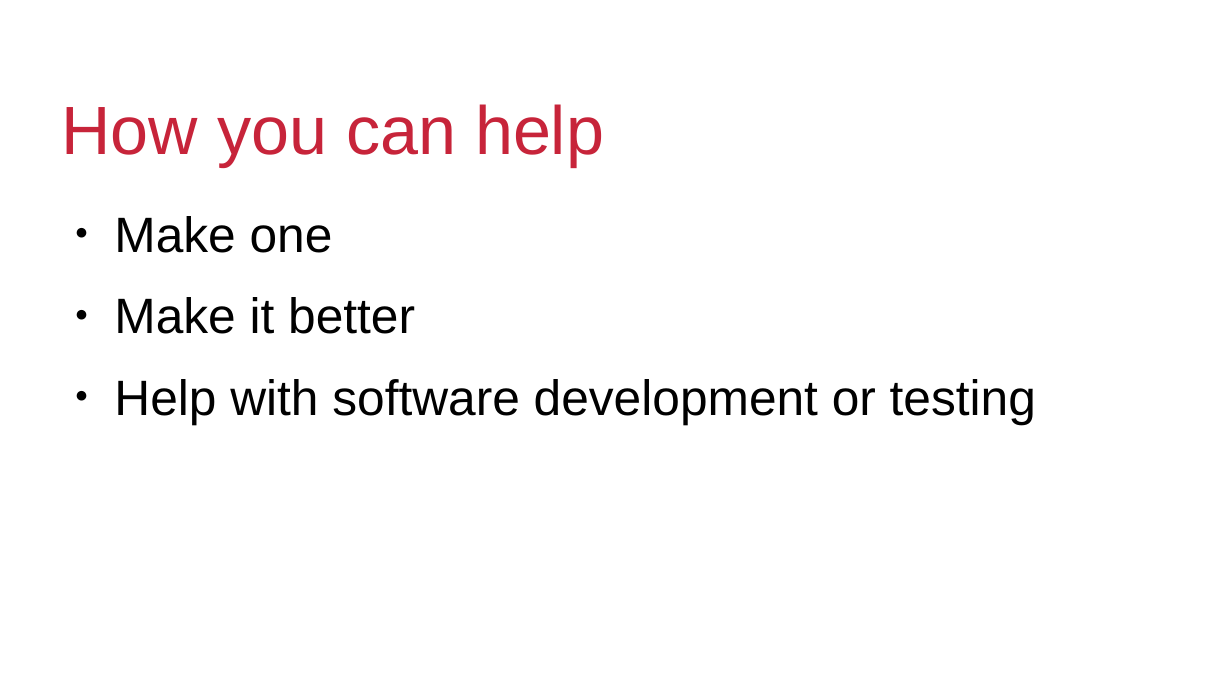
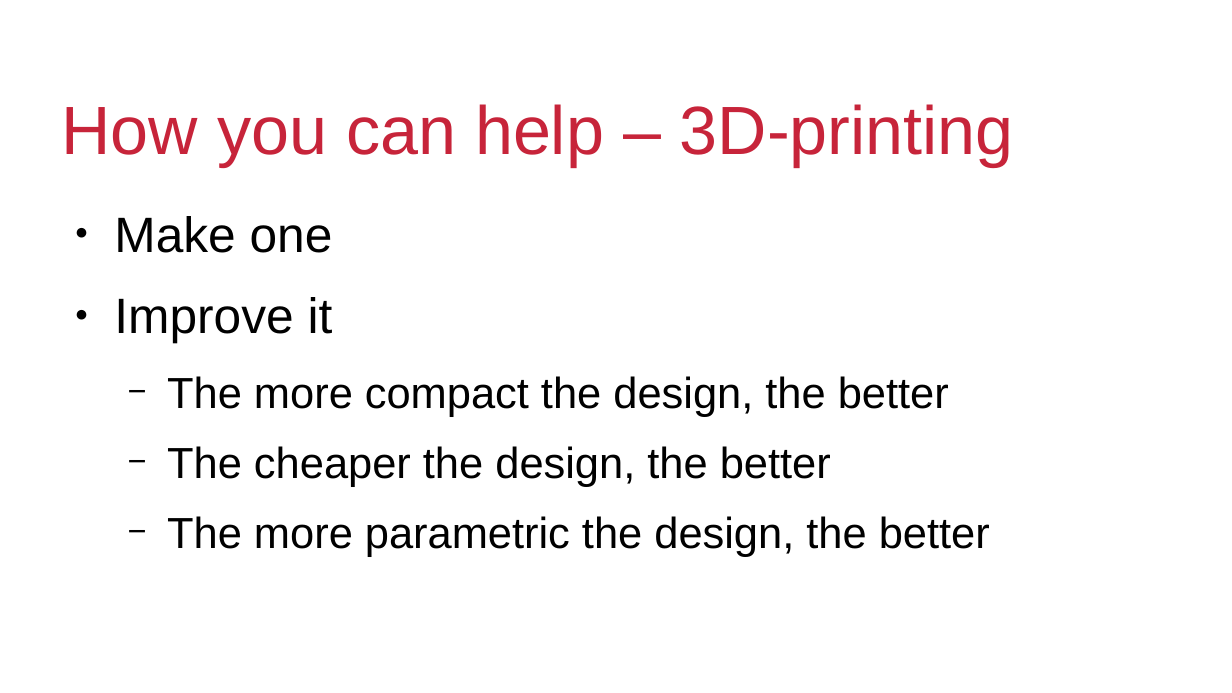
Before and after one commit to BusKill/usb-a-magnetic-breakaway, a slide deck: slide 15 of Goldfishlaser Version/Presentations/DEFCON32talk.odp (slide 11 before the commit). Drawn at 1232x693 pixels with LibreOffice and Linux fonts; fonts in the diff are those of the drawing; background and template pictures are left out. Boxes give left, top, right and bottom in pixels: in the first picture for what was removed or moved away, otherwise in the second. Text is boxed around its words. In the diff, an @@ line names an element or a change of style, - is before the commit and + after.

```diff
--- a/Goldfishlaser Version/Presentations/DEFCON32talk.odp
+++ b/Goldfishlaser Version/Presentations/DEFCON32talk.odp
@@ title at (62,104,1014,166): text changed @@
-How you can help
+How you can help – 3D-printing
@@ text at (114,297,990,557): text changed; size 32 to 28 pt @@
-● Make it better
-● Help with software development or testing
+● Improve it
+  − The more compact the design, the better
+  − The cheaper the design, the better
+  − The more parametric the design, the better
```
Also in this commit, not shown: 6 other slides changed, 7 slides added, 2 slides removed, 3 other files.
